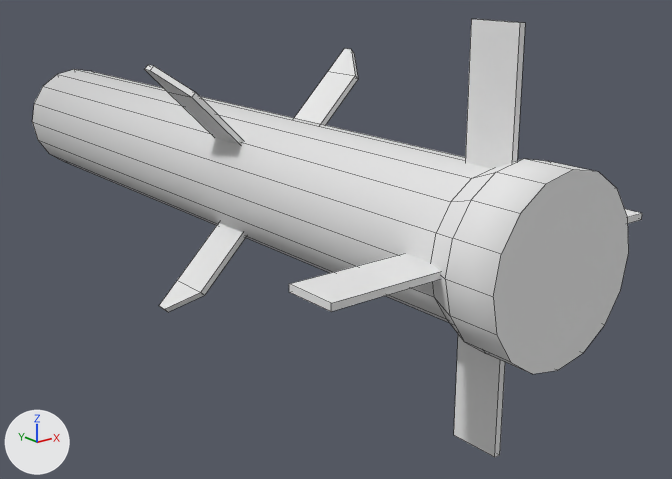
Renders of the OBJ model E'sTankCannonsMod/E'sTankCannonsMod/Resources/Models/GMissile-Launcher.obj from each side of a commit.
Camera for both pictures: a 50 mm camera at (-0.803, -1.243, 0.342) aimed at (0.094, -0.121, -0.107). The lights are fixed; the arrows at lower left show +X, +Y and +Z. Mesh edges are drawn as thin lines. Where no turn or scale is listed for an object, it has been applied to the vertices.

Script lines for the objects in view, before the commit:
```python
me_gmlauncher = bpy.data.meshes.new('GMlauncher')
me_gmlauncher.from_pydata(...)  # 96 vertices, 82 faces; spans x -0.117..0.117, y -0.643..0.638, z -0.117..0.117
me_gmlauncher.materials.append(mat_material)  # white #e7e7e7
me_羽1 = bpy.data.meshes.new('羽1')
me_羽1.from_pydata(...)  # 80 vertices, 56 faces; spans x -0.265..0.265, y -0.562..-0.037, z -0.265..0.265
me_羽1.materials.append(mat_マテリアル)  # white #e7e7e7
ob_gmlauncher = bpy.data.objects.new('GMlauncher', me_gmlauncher)
ob_gmlauncher.location = (0.0, 0.0, 0.0)
ob_羽1 = bpy.data.objects.new('羽1', me_羽1)
ob_羽1.location = (0.0, 0.0, 0.0)
```
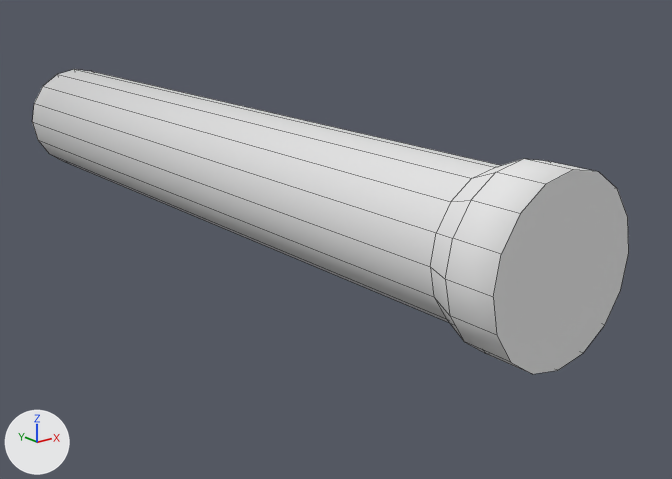
The change in detail:
Object '羽1' (ob_羽1) is deleted.

Pixel boxes (x1, y1, x2, y2) of what changed, in the pictures (672 x 479 px):
'羽1', deleted
    before: (144, 19, 642, 457)
